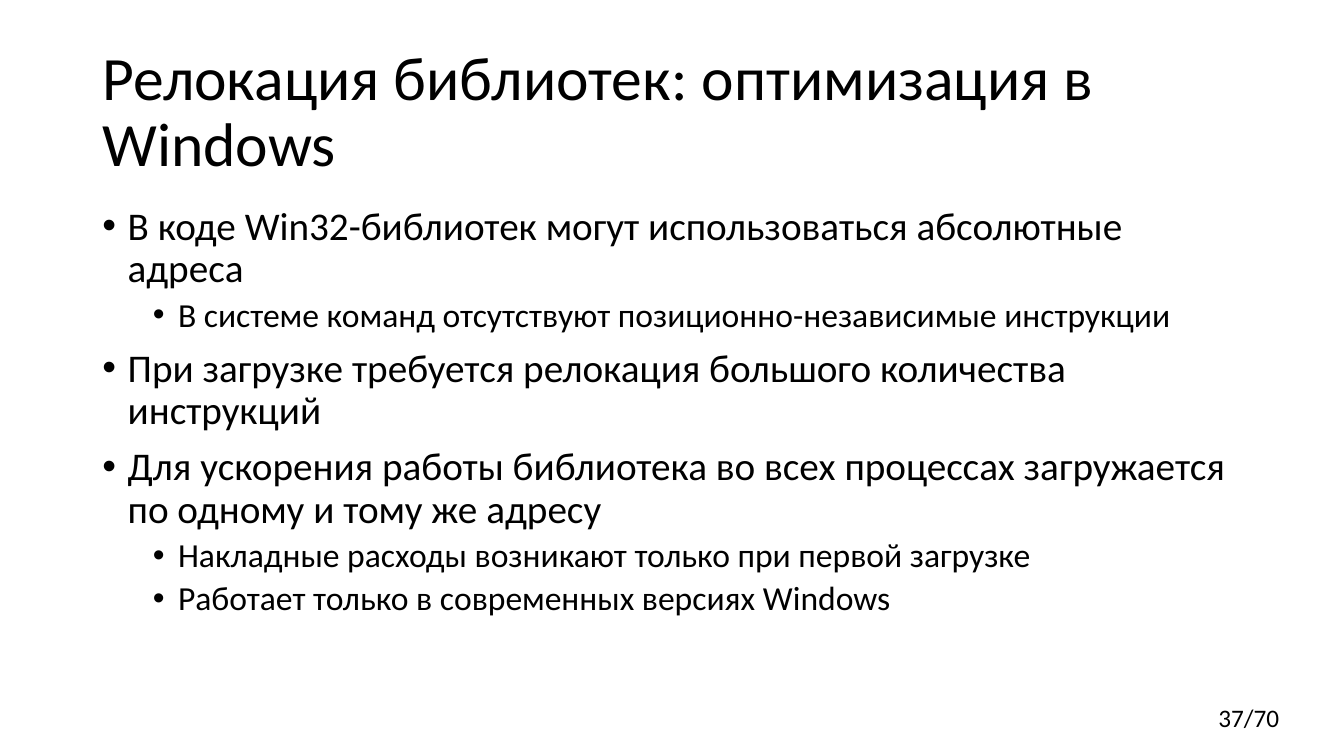
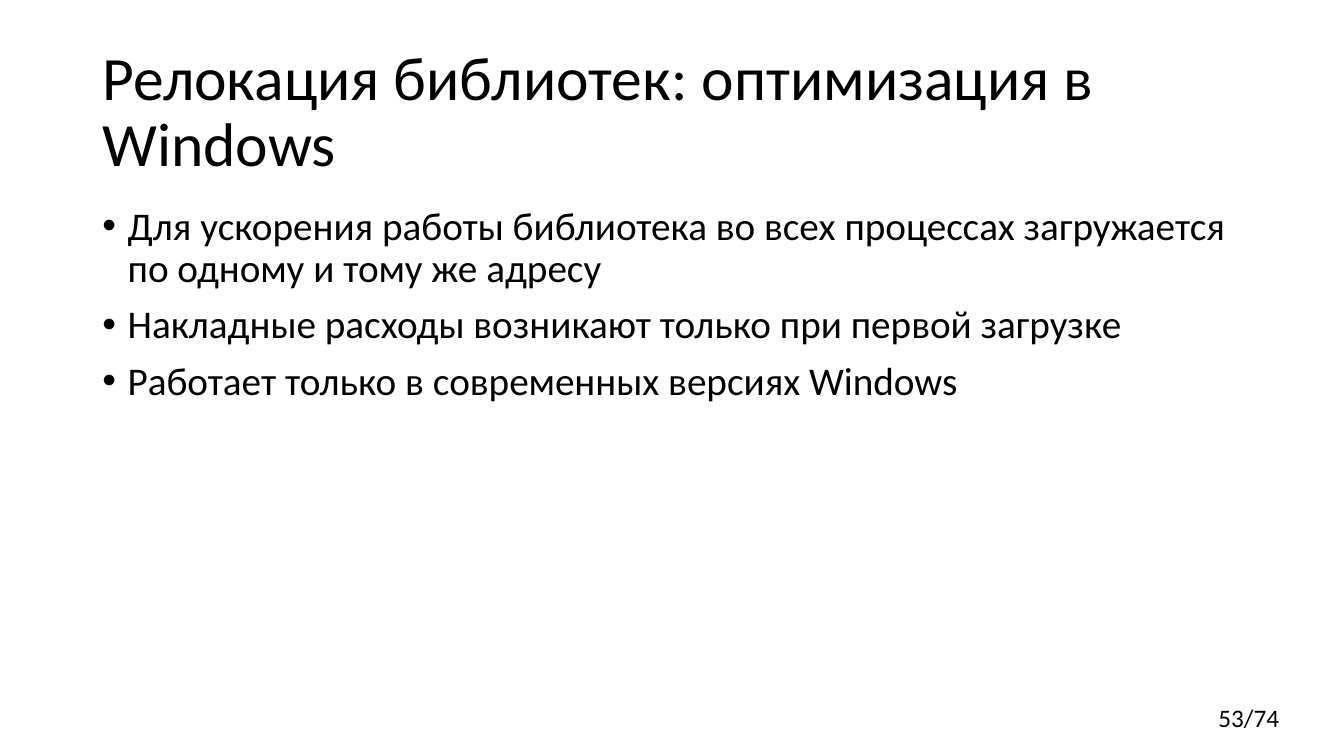
Before and after one commit to yugr/CppRussia, a slide deck: slide 53 of 2024/RU.pptx (slide 37 before the commit). Drawn at 1344x756 pixels with LibreOffice and Linux fonts; fonts in the diff are those of the drawing. Boxes give left, top, right and bottom in pixels: in the first picture for what was removed or moved away, otherwise in the second. Text is boxed around its words. In the diff, an @@ line names an element or a change of style, - is before the commit and + after.

```diff
--- a/2024/RU.pptx
+++ b/2024/RU.pptx
@@ text at (128, 213, 1170, 431): paragraphs removed @@
-• В коде Win32-библиотек могут использоваться абсолютные адреса
-  • В системе команд отсутствуют позиционно-независимые инструкции
-• При загрузке требуется релокация большого количества инструкций
@@ text at (128, 311, 1122, 402): size 24 to 28 pt in "Накладные расходы возникают только при первой загрузке", "Работает только в современных версиях Windows"; list level 2 to 1 in "Накладные расходы возникают только при ..."; list level 2 to 1 in "Работает только в современных версиях ..." @@
@@ page number at (1218, 709, 1279, 728): text changed @@
-37/70
+53/74
```
Also in this commit, not shown: 5 other slides changed.
